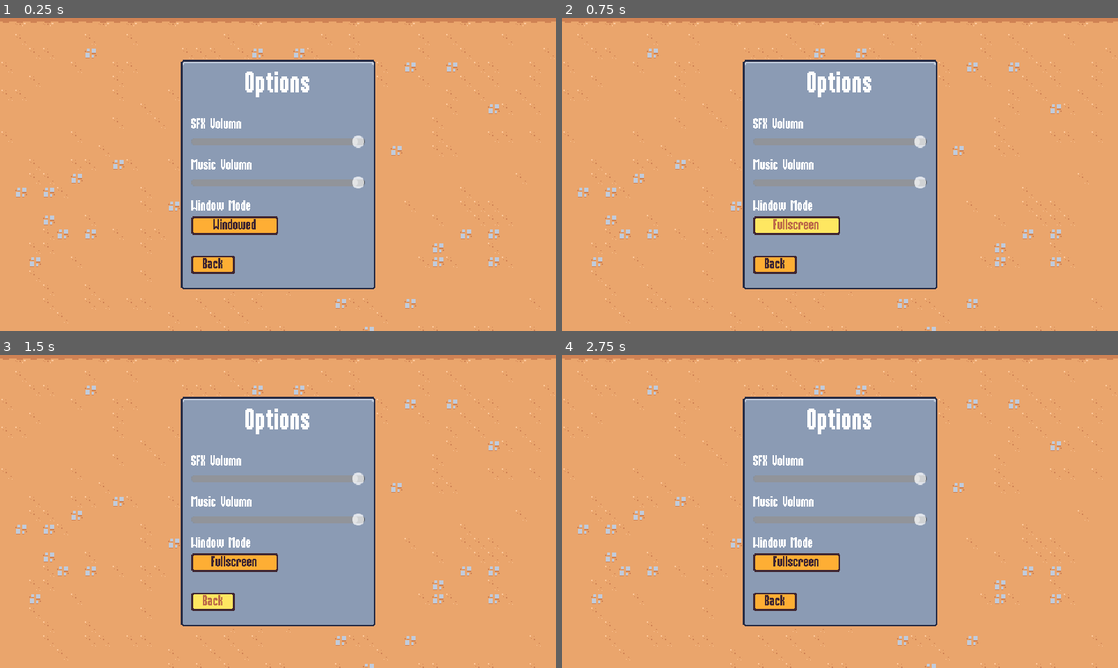
Above: before the commit, frames 1-4 (two rows, left to right).
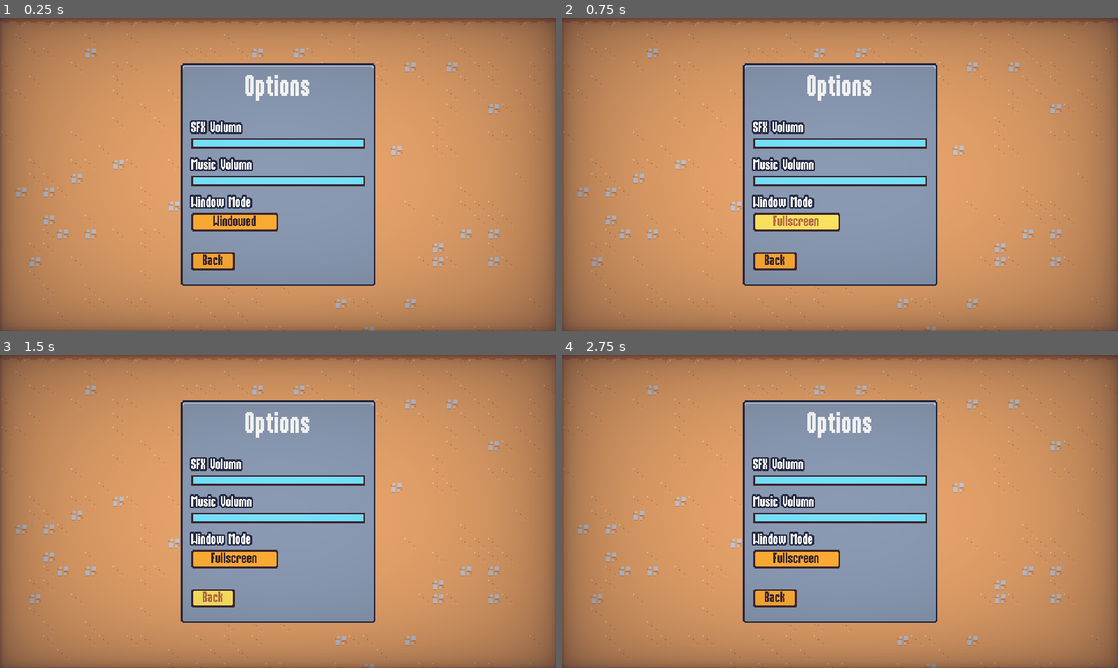
Above: after the commit, the same moments.

Repository: Yrainyw/2D-Survivors
Game: Godot game, scene res://Scenes/UI/options_menu.tscn
The game is run twice, just before and just after one commit, with the same random seed, the same clock (stepped at 60 frames per second) and the same inputs. This scene is started directly instead of the project's main scene.
Inputs (mouse positions are in pixels of both pictures, inside the frame that each line leads up to):
- Up to frame 1 (0.25 s): no input
- Up to frame 2 (0.75 s): click "Windowed" at 0.5 s
- Up to frame 3 (1.5 s): click "Back" at 1.25 s
- Up to frame 4 (2.75 s): move the mouse to (962, 495) at 2.02 s; press the mouse at (962, 495) at 2.03 s; hold D (move_right) from 2.03 s (still down)

The runs differ from the first frame. In frame 1, 59% of the frame differs, in the area x 0-100%, y 0-100%; in frame 2, 59%; in frame 3, 59%; in frame 4, 59%.

Commit message:
Styling the Options Menu Sliders

Diff:
--- a/Resources/Theme/theme.tres
+++ b/Resources/Theme/theme.tres
@@ -41,6 +41,35 @@
 texture_margin_bottom = 3.0
 region_rect = Rect2(4, 20, 8, 8)
 
+[sub_resource type="PlaceholderTexture2D" id="PlaceholderTexture2D_we4pm"]
+size = Vector2(0, 0)
+
+[sub_resource type="PlaceholderTexture2D" id="PlaceholderTexture2D_ojyii"]
+size = Vector2(0, 0)
+
+[sub_resource type="StyleBoxFlat" id="StyleBoxFlat_4tj48"]
+bg_color = Color(0.458824, 0.890196, 1, 1)
+border_width_left = 2
+border_width_top = 2
+border_width_right = 2
+border_width_bottom = 2
+border_color = Color(0.8, 0.8, 0.8, 0)
+
+[sub_resource type="StyleBoxFlat" id="StyleBoxFlat_lwrx4"]
+bg_color = Color(0.458824, 0.890196, 1, 1)
+border_width_left = 2
+border_width_top = 2
+border_width_right = 2
+border_width_bottom = 2
+border_color = Color(0.8, 0.8, 0.8, 0)
+
+[sub_resource type="StyleBoxFlat" id="StyleBoxFlat_yugki"]
+content_margin_left = 2.0
+content_margin_top = 6.0
+content_margin_right = 2.0
+content_margin_bottom = 6.0
+bg_color = Color(0.247059, 0.14902, 0.192157, 1)
+
 [sub_resource type="StyleBoxTexture" id="StyleBoxTexture_bajoh"]
 texture = ExtResource("1_3ar4g")
 texture_margin_left = 4.0
@@ -57,6 +86,12 @@
 default_font_size = 16
 AlternatePanelContainer/base_type = &"PanelContainer"
 AlternatePanelContainer/styles/panel = SubResource("StyleBoxTexture_ri4ej")
+BlueOutlineLabel/base_type = &"Label"
+BlueOutlineLabel/colors/font_outline_color = Color(0.14902, 0.168627, 0.266667, 1)
+BlueOutlineLabel/colors/font_shadow_color = Color(0.14902, 0.168627, 0.266667, 1)
+BlueOutlineLabel/constants/outline_size = 8
+BlueOutlineLabel/constants/shadow_offset_x = 0
+BlueOutlineLabel/constants/shadow_offset_y = 0
 Button/colors/font_color = Color(0.247059, 0.14902, 0.192157, 1)
 Button/colors/font_focus_color = Color(0.247059, 0.14902, 0.192157, 1)
 Button/colors/font_hover_color = Color(0.741176, 0.423529, 0.290196, 1)
@@ -65,6 +100,11 @@
 Button/styles/hover = SubResource("StyleBoxTexture_eb6tc")
 Button/styles/normal = SubResource("StyleBoxTexture_lipnc")
 Button/styles/pressed = SubResource("StyleBoxTexture_peg4i")
+HSlider/icons/grabber = SubResource("PlaceholderTexture2D_we4pm")
+HSlider/icons/grabber_highlight = SubResource("PlaceholderTexture2D_ojyii")
+HSlider/styles/grabber_area = SubResource("StyleBoxFlat_4tj48")
+HSlider/styles/grabber_area_highlight = SubResource("StyleBoxFlat_lwrx4")
+HSlider/styles/slider = SubResource("StyleBoxFlat_yugki")
 Label/constants/line_spacing = 0
 PanelContainer/styles/panel = SubResource("StyleBoxTexture_bajoh")
 ProgressBar/styles/background = SubResource("StyleBoxFlat_nenr8")
--- a/Scenes/UI/ability_upgrade_card.tscn
+++ b/Scenes/UI/ability_upgrade_card.tscn
@@ -244,11 +244,7 @@
 [node name="NameLabel" type="Label" parent="MarginContainer/VBoxContainer/PanelContainer"]
 unique_name_in_owner = true
 layout_mode = 2
-theme_override_colors/font_shadow_color = Color(0.14902, 0.168627, 0.266667, 1)
-theme_override_colors/font_outline_color = Color(0.14902, 0.168627, 0.266667, 1)
-theme_override_constants/shadow_offset_x = 0
-theme_override_constants/shadow_offset_y = 0
-theme_override_constants/outline_size = 8
+theme_type_variation = &"BlueOutlineLabel"
 theme_override_font_sizes/font_size = 32
 text = "TEST NAME"
 horizontal_alignment = 1
@@ -258,11 +254,7 @@
 [node name="DescriptionLabel" type="Label" parent="MarginContainer/VBoxContainer"]
 unique_name_in_owner = true
 layout_mode = 2
-theme_override_colors/font_shadow_color = Color(0.14902, 0.168627, 0.266667, 1)
-theme_override_colors/font_outline_color = Color(0.14902, 0.168627, 0.266667, 1)
-theme_override_constants/shadow_offset_x = 0
-theme_override_constants/shadow_offset_y = 0
-theme_override_constants/outline_size = 8
+theme_type_variation = &"BlueOutlineLabel"
 text = "Write some describtion here: "
 horizontal_alignment = 1
 autowrap_mode = 2
--- a/Scenes/UI/end_screen.tscn
+++ b/Scenes/UI/end_screen.tscn
@@ -117,11 +117,7 @@
 [node name="TitleLabel" type="Label" parent="MarginContainer/PanelContainer/MarginContainer/VBoxContainer"]
 unique_name_in_owner = true
 layout_mode = 2
-theme_override_colors/font_shadow_color = Color(0.14902, 0.168627, 0.266667, 1)
-theme_override_colors/font_outline_color = Color(0.14902, 0.168627, 0.266667, 1)
-theme_override_constants/shadow_offset_x = 0
-theme_override_constants/shadow_offset_y = 0
-theme_override_constants/outline_size = 8
+theme_type_variation = &"BlueOutlineLabel"
 theme_override_font_sizes/font_size = 32
 text = "VICTORY
 "
@@ -131,11 +127,7 @@
 [node name="DescriptionLabel" type="Label" parent="MarginContainer/PanelContainer/MarginContainer/VBoxContainer"]
 unique_name_in_owner = true
 layout_mode = 2
-theme_override_colors/font_shadow_color = Color(0.14902, 0.168627, 0.266667, 1)
-theme_override_colors/font_outline_color = Color(0.14902, 0.168627, 0.266667, 1)
-theme_override_constants/shadow_offset_x = 0
-theme_override_constants/shadow_offset_y = 0
-theme_override_constants/outline_size = 8
+theme_type_variation = &"BlueOutlineLabel"
 text = "You Won!"
 
 [node name="VBoxContainer" type="VBoxContainer" parent="MarginContainer/PanelContainer/MarginContainer/VBoxContainer"]
--- a/Scenes/UI/main_menu.tscn
+++ b/Scenes/UI/main_menu.tscn
@@ -1,8 +1,9 @@
-[gd_scene load_steps=4 format=3 uid="uid://b30v3a5yxue5i"]
+[gd_scene load_steps=5 format=3 uid="uid://b30v3a5yxue5i"]
 
 [ext_resource type="TileSet" uid="uid://dgnlw4oxwgme1" path="res://Resources/Tile_set.tres" id="1_u5407"]
 [ext_resource type="Script" path="res://Scenes/UI/main_menu.gd" id="1_uq8xi"]
 [ext_resource type="PackedScene" uid="uid://cajykvtrp3ka6" path="res://Scenes/UI/sound_button.tscn" id="2_42eb7"]
+[ext_resource type="PackedScene" uid="uid://djcee7yvkg8q2" path="res://Scenes/UI/vignettes.tscn" id="2_eukj6"]
 
 [node name="MainMenu" type="CanvasLayer"]
 script = ExtResource("1_uq8xi")
@@ -37,6 +38,7 @@
 
 [node name="Label" type="Label" parent="MarginContainer/PanelContainer/MarginContainer/VBoxContainer"]
 layout_mode = 2
+theme_type_variation = &"BlueOutlineLabel"
 theme_override_font_sizes/font_size = 32
 text = "The Arena"
 
@@ -54,3 +56,5 @@
 unique_name_in_owner = true
 layout_mode = 2
 text = "Quit"
+
+[node name="Vignettes" parent="." instance=ExtResource("2_eukj6")]
--- a/Scenes/UI/options_menu.tscn
+++ b/Scenes/UI/options_menu.tscn
@@ -1,7 +1,8 @@
-[gd_scene load_steps=4 format=3 uid="uid://o6tlba01uypw"]
+[gd_scene load_steps=5 format=3 uid="uid://o6tlba01uypw"]
 
 [ext_resource type="Script" path="res://Scenes/UI/options_menu.gd" id="1_n5hk1"]
 [ext_resource type="TileSet" uid="uid://dgnlw4oxwgme1" path="res://Resources/Tile_set.tres" id="2_uwvo7"]
+[ext_resource type="PackedScene" uid="uid://djcee7yvkg8q2" path="res://Scenes/UI/vignettes.tscn" id="2_yg2pu"]
 [ext_resource type="PackedScene" uid="uid://cajykvtrp3ka6" path="res://Scenes/UI/sound_button.tscn" id="3_3nskd"]
 
 [node name="OptionsMenu" type="CanvasLayer"]
@@ -53,6 +54,7 @@
 
 [node name="Label" type="Label" parent="MarginContainer/PanelContainer/MarginContainer/VBoxContainer/VBoxContainer/SfxOptionContainer"]
 layout_mode = 2
+theme_type_variation = &"BlueOutlineLabel"
 text = "SFX Volumn"
 
 [node name="SfxSlider" type="HSlider" parent="MarginContainer/PanelContainer/MarginContainer/VBoxContainer/VBoxContainer/SfxOptionContainer"]
@@ -66,6 +68,7 @@
 
 [node name="Label" type="Label" parent="MarginContainer/PanelContainer/MarginContainer/VBoxContainer/VBoxContainer/MusicOptionContainer"]
 layout_mode = 2
+theme_type_variation = &"BlueOutlineLabel"
 text = "Music Volumn"
 
 [node name="MusicSlider" type="HSlider" parent="MarginContainer/PanelContainer/MarginContainer/VBoxContainer/VBoxContainer/MusicOptionContainer"]
@@ -79,6 +82,7 @@
 
 [node name="Label" type="Label" parent="MarginContainer/PanelContainer/MarginContainer/VBoxContainer/VBoxContainer/WindowOptionContainer"]
 layout_mode = 2
+theme_type_variation = &"BlueOutlineLabel"
 text = "Window Mode"
 
 [node name="WindowButton" parent="MarginContainer/PanelContainer/MarginContainer/VBoxContainer/VBoxContainer/WindowOptionContainer" instance=ExtResource("3_3nskd")]
@@ -93,3 +97,6 @@
 layout_mode = 2
 size_flags_horizontal = 0
 text = "Back"
+
+[node name="Vignettes" parent="." instance=ExtResource("2_yg2pu")]
+layer = 2
Not shown: 1 places in Resources/Theme/theme.tres that only renumber resources
